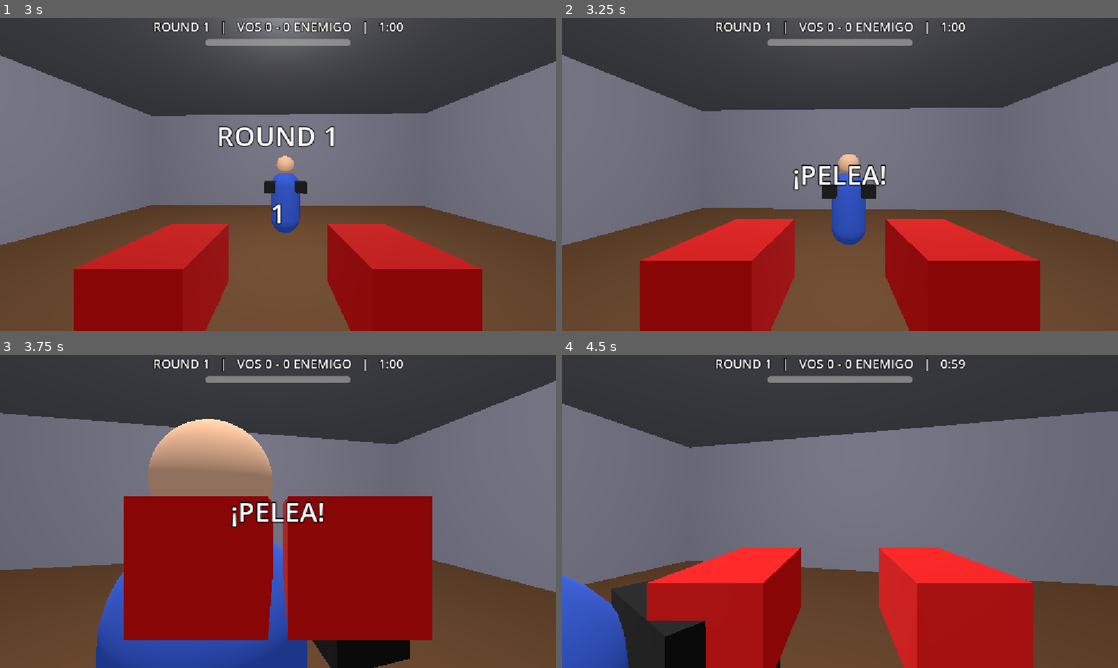
Above: before the commit, frames 1-4 (two rows, left to right).
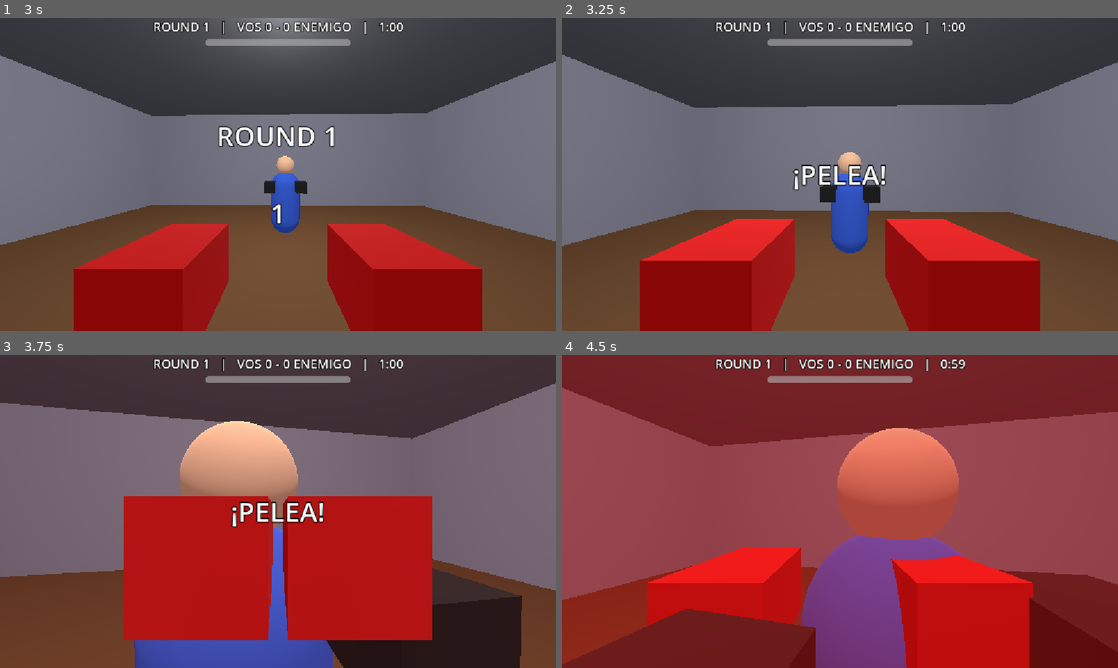
Above: after the commit, the same moments.

Repository: Rodimir909/JUEGO-VR
Game: Godot game, scene res://scenes/main.tscn
The game is run twice, just before and just after one commit, with the same random seed, the same clock (stepped at 60 frames per second) and the same inputs. The project has no main scene, so this scene is started directly.
Inputs (mouse positions are in pixels of both pictures, inside the frame that each line leads up to):
- Up to frame 1 (3 s): tap Enter at 0.5, 2.75 s; move the mouse to (305, 174) at 0.52 s; hold E (block) 0.53-1.28 s; hold W (move_forward) from 0.53 s (still down); click (305, 174) at 0.67 s; move the mouse to (250, 174) at 1.27 s; tap E (block) at 1.35 s; tap Space at 2 s; move the mouse to (289, 168) at 2.02 s; hold E (block) 2.03-2.78 s; click (289, 168) at 2.1 s; move the mouse to (272, 180) at 2.77 s; right-click (272, 180) at 2.85 s; click (272, 180) at 2.92 s
- Up to frame 2 (3.25 s): keep holding W (move_forward); tap E (block) at 3.05 s
- Up to frame 3 (3.75 s): keep holding W (move_forward); move the mouse to (316, 514) at 3.52 s; hold E (block) from 3.53 s (still down); tap R at 3.6 s
- Up to frame 4 (4.5 s): keep holding W (move_forward); move the mouse to (795, 508) at 4.27 s; release E (block) at 4.28 s; tap E (block) at 4.35 s

Frame 1 is identical in both runs. In frame 2, 1.4% of the frame differs, in the area x 0-100%, y 11-76%; in frame 3, 40%; in frame 4, 96%, in the area x 0-100%, y 0-100%.

Commit message:
t

Diff:
--- /dev/null
+++ b/boxeador_barrio.tscn
@@ -0,0 +1,10 @@
+[gd_scene format=3 uid="uid://d0cixs0ybvws1"]
+
+[ext_resource type="ArrayMesh" uid="uid://37tt6jjr5d0o" path="res://Texturas/boxeador_estratega.obj" id="1_qsbyk"]
+
+[node name="Node3D" type="CharacterBody3D" unique_id=45127952]
+
+[node name="BoxeadorEstratega" type="MeshInstance3D" parent="." unique_id=1937086482]
+mesh = ExtResource("1_qsbyk")
+
+[node name="CollisionShape3D" type="CollisionShape3D" parent="." unique_id=1001818901]
--- /dev/null
+++ b/escenario_2.tscn
@@ -0,0 +1,110 @@
+[gd_scene format=3 uid="uid://wkgwhtm7jdja"]
+
+[ext_resource type="ArrayMesh" uid="uid://cydsvtnr884f5" path="res://Texturas/escenario_club.obj" id="1_ohcvn"]
+[ext_resource type="PackedScene" uid="uid://rgb4b6juon8d" path="res://scenes/enemy.tscn" id="3_c0wqe"]
+[ext_resource type="PackedScene" path="res://scenes/player ishma.tscn" id="4_dmn3s"]
+[ext_resource type="PackedScene" uid="uid://6ufluadok1wr" path="res://scenes/hud.tscn" id="4_ohcvn"]
+
+[sub_resource type="StandardMaterial3D" id="StandardMaterial3D_ohcvn"]
+albedo_color = Color(0.3, 0.3, 0.32, 1)
+
+[sub_resource type="BoxMesh" id="BoxMesh_dmn3s"]
+size = Vector3(26.187916, 0.2, 24.179958)
+
+[sub_resource type="BoxShape3D" id="BoxShape3D_c0wqe"]
+size = Vector3(12.4, 0.2, 12.4)
+
+[sub_resource type="StandardMaterial3D" id="StandardMaterial3D_0p6gs"]
+albedo_color = Color(0.55, 0.55, 0.6, 1)
+
+[sub_resource type="BoxMesh" id="BoxMesh_1v4cq"]
+size = Vector3(26.02926, 5.2596436, 0.2)
+
+[sub_resource type="BoxShape3D" id="BoxShape3D_7ajlq"]
+size = Vector3(12.4, 4, 0.2)
+
+[sub_resource type="PhysicsMaterial" id="PhysicsMaterial_0eft3"]
+
+[sub_resource type="BoxShape3D" id="BoxShape3D_0eft3"]
+size = Vector3(10.441071, 0.13092041, 10.479004)
+
+[sub_resource type="BoxShape3D" id="BoxShape3D_xhdhp"]
+size = Vector3(0.049804688, 0.040100098, 8.711243)
+
+[node name="escenario 2" type="Node3D" unique_id=1017346211]
+
+[node name="Enemy" parent="." unique_id=1809449653 instance=ExtResource("3_c0wqe")]
+transform = Transform3D(1, 0, 0, 0, 1, 0, 0, 0, 1, 0, 0, -2.335)
+
+[node name="HUD" parent="." unique_id=944825964 instance=ExtResource("4_ohcvn")]
+
+[node name="Player" parent="." unique_id=1950537623 instance=ExtResource("4_dmn3s")]
+
+[node name="Ceiling" type="StaticBody3D" parent="." unique_id=522358502]
+transform = Transform3D(1, 0, 0, 0, 1, 0, 0, 0, 1, 0, 4.1, 0)
+
+[node name="Mesh" type="MeshInstance3D" parent="Ceiling" unique_id=4063339]
+transform = Transform3D(1, 0, 0, 0, 1, 0, 0, 0, 1, 0.017638683, 0, -0.084527016)
+material_override = SubResource("StandardMaterial3D_ohcvn")
+mesh = SubResource("BoxMesh_dmn3s")
+
+[node name="Collision" type="CollisionShape3D" parent="Ceiling" unique_id=78801516]
+shape = SubResource("BoxShape3D_c0wqe")
+
+[node name="WallS" type="StaticBody3D" parent="." unique_id=866010909]
+transform = Transform3D(1, 0, 0, 0, 1, 0, 0, 0, 1, 0.032696724, 2, 11.711189)
+
+[node name="Mesh" type="MeshInstance3D" parent="WallS" unique_id=197609325]
+transform = Transform3D(1, 0, 0, 0, 1, 0, 0, 0, 1, -0.097515106, -0.54937744, 0)
+material_override = SubResource("StandardMaterial3D_0p6gs")
+mesh = SubResource("BoxMesh_1v4cq")
+
+[node name="Collision" type="CollisionShape3D" parent="WallS" unique_id=1353948134]
+shape = SubResource("BoxShape3D_7ajlq")
+
+[node name="OmniLight3D" type="OmniLight3D" parent="." unique_id=783705333]
+transform = Transform3D(1, 0, 0, 0, 1, 0, 0, 0, 1, 0.032696724, 3.4, 6.84875)
+light_energy = 5.925
+omni_range = 16.0
+
+[node name="OmniLight3D2" type="OmniLight3D" parent="." unique_id=916992413]
+transform = Transform3D(1, 0, 0, 0, 1, 0, 0, 0, 1, 6.2843776, 3.4, -0.034499645)
+light_energy = 12.925
+omni_range = 16.0
+
+[node name="OmniLight3D3" type="OmniLight3D" parent="." unique_id=1690211055]
+transform = Transform3D(1, 0, 0, 0, 1, 0, 0, 0, 1, 0.032696724, 3.4, -10.201603)
+light_energy = 12.925
+omni_range = 16.0
+
+[node name="OmniLight3D4" type="OmniLight3D" parent="." unique_id=2062625250]
+transform = Transform3D(1, 0, 0, 0, 1, 0, 0, 0, 1, -7.984969, 3.9240036, 0.5670309)
+light_energy = 12.925
+omni_range = 16.0
+
+[node name="StaticBody3D" type="StaticBody3D" parent="." unique_id=304921662]
+physics_material_override = SubResource("PhysicsMaterial_0eft3")
+
+[node name="EscenarioClub" type="MeshInstance3D" parent="StaticBody3D" unique_id=1387159133]
+transform = Transform3D(1, 0, 0, 0, 1, 0, 0, 0, 1, 0.032696724, 0, -0.034499645)
+mesh = ExtResource("1_ohcvn")
+
+[node name="CollisionShape3D" type="CollisionShape3D" parent="StaticBody3D" unique_id=1286944285]
+transform = Transform3D(1, 0, 0, 0, 1, 0, 0, 0, 1, 0.05760193, -0.05043775, -0.014892578)
+shape = SubResource("BoxShape3D_0eft3")
+
+[node name="CollisionShape3D2" type="CollisionShape3D" parent="StaticBody3D" unique_id=102843741]
+transform = Transform3D(-4.371139e-08, 0, 1, 0, 1, 0, -1, 0, -4.371139e-08, 0.600492, 1.5253227, 4.330338)
+shape = SubResource("BoxShape3D_xhdhp")
+
+[node name="CollisionShape3D4" type="CollisionShape3D" parent="StaticBody3D" unique_id=262321858]
+transform = Transform3D(-4.371139e-08, 0, 1, 0, 1, 0, -1, 0, -4.371139e-08, 0.600492, 1.5253227, -4.4235444)
+shape = SubResource("BoxShape3D_xhdhp")
+
+[node name="CollisionShape3D3" type="CollisionShape3D" parent="StaticBody3D" unique_id=1675027954]
+transform = Transform3D(1, 0, 0, 0, 1, 0, 0, 0, 1, 4.4182763, 1.5253227, 0.023948193)
+shape = SubResource("BoxShape3D_xhdhp")
+
+[node name="CollisionShape3D5" type="CollisionShape3D" parent="StaticBody3D" unique_id=598333459]
+transform = Transform3D(1, 0, 0, 0, 1, 0, 0, 0, 1, -4.3471956, 1.5253227, 0.023948193)
+shape = SubResource("BoxShape3D_xhdhp")
--- /dev/null
+++ b/escenario_3.tscn
@@ -0,0 +1,57 @@
+[gd_scene format=3 uid="uid://cxqmny2p0hw1i"]
+
+[ext_resource type="ArrayMesh" uid="uid://bxgpbb1u8u6xb" path="res://Texturas/escenario_estadio.obj" id="1_7cvcu"]
+[ext_resource type="PackedScene" path="res://scenes/player ishma.tscn" id="2_46ipp"]
+[ext_resource type="PackedScene" uid="uid://rgb4b6juon8d" path="res://scenes/enemy.tscn" id="3_p3vao"]
+[ext_resource type="PackedScene" uid="uid://6ufluadok1wr" path="res://scenes/hud.tscn" id="4_awgsi"]
+
+[sub_resource type="BoxShape3D" id="BoxShape3D_cjdqc"]
+size = Vector3(11.796753, 0.064453125, 11.58667)
+
+[sub_resource type="BoxShape3D" id="BoxShape3D_0eft3"]
+size = Vector3(0.123413086, 0.08300781, 9.9984665)
+
+[node name="escenario 3" type="Node3D" unique_id=1657778141]
+
+[node name="StaticBody3D" type="StaticBody3D" parent="." unique_id=862912212]
+
+[node name="EscenarioEstadio" type="MeshInstance3D" parent="StaticBody3D" unique_id=927681010]
+mesh = ExtResource("1_7cvcu")
+
+[node name="Piso" type="CollisionShape3D" parent="StaticBody3D" unique_id=582212111]
+transform = Transform3D(1, 0, 0, 0, 1, 0, 0, 0, 1, -0.058654785, 0, 0.12976074)
+shape = SubResource("BoxShape3D_cjdqc")
+
+[node name="Pared_1" type="CollisionShape3D" parent="StaticBody3D" unique_id=252980441]
+transform = Transform3D(1, 0, 0, 0, 1, 0, 0, 0, 1, 4.999444, 1.555671, -0.04383087)
+shape = SubResource("BoxShape3D_0eft3")
+
+[node name="Pared_2" type="CollisionShape3D" parent="StaticBody3D" unique_id=1246938981]
+transform = Transform3D(1, 0, 0, 0, 1, 0, 0, 0, 1, -4.968026, 1.555671, -0.04383087)
+shape = SubResource("BoxShape3D_0eft3")
+
+[node name="Pared_3" type="CollisionShape3D" parent="StaticBody3D" unique_id=1199745388]
+transform = Transform3D(-4.371139e-08, 0, 1, 0, 1, 0, -1, 0, -4.371139e-08, -0.13759184, 1.555671, -4.9704256)
+shape = SubResource("BoxShape3D_0eft3")
+
+[node name="Pared_4" type="CollisionShape3D" parent="StaticBody3D" unique_id=1497949156]
+transform = Transform3D(-4.371139e-08, 0, 1, 0, 1, 0, -1, 0, -4.371139e-08, -0.13759184, 1.555671, 4.9596887)
+shape = SubResource("BoxShape3D_0eft3")
+
+[node name="OmniLight3D" type="OmniLight3D" parent="." unique_id=265029469]
+transform = Transform3D(1, 0, 0, 0, 1, 0, 0, 0, 1, 0.032696724, 28.421875, -0.034499645)
+light_energy = 16.0
+omni_range = 300.79703
+
+[node name="Player" parent="." unique_id=1941943038 instance=ExtResource("2_46ipp")]
+transform = Transform3D(1, 0, 0, 0, 1, 0, 0, 0, 1, 0, 0, -3.2300715)
+
+[node name="Enemy" parent="." unique_id=1809449653 instance=ExtResource("3_p3vao")]
+transform = Transform3D(1, 0, 0, 0, 1, 0, 0, 0, 1, 0, 0, 3.8929968)
+
+[node name="HUD" parent="." unique_id=556049203 instance=ExtResource("4_awgsi")]
+
+[node name="OmniLight3D2" type="OmniLight3D" parent="." unique_id=402046516]
+transform = Transform3D(1, 0, 0, 0, 1, 0, 0, 0, 1, 0.032696724, 5.8720865, -0.034499645)
+light_energy = 16.0
+omni_range = 16.0
--- /dev/null
+++ b/escenario_4.tscn
@@ -0,0 +1,114 @@
+[gd_scene format=3 uid="uid://ovlligw7y3sm"]
+
+[ext_resource type="ArrayMesh" uid="uid://dca4tpk5c7oao" path="res://Texturas/escenario_gimnasio.obj" id="1_36rfg"]
+[ext_resource type="PackedScene" path="res://scenes/player ishma.tscn" id="2_bqrjk"]
+[ext_resource type="PackedScene" uid="uid://6ufluadok1wr" path="res://scenes/hud.tscn" id="3_bn284"]
+[ext_resource type="PackedScene" uid="uid://rgb4b6juon8d" path="res://scenes/enemy.tscn" id="4_ed3wf"]
+
+[sub_resource type="BoxShape3D" id="BoxShape3D_cjdqc"]
+size = Vector3(10.160076, 0.16015244, 10.707542)
+
+[sub_resource type="BoxShape3D" id="BoxShape3D_bn284"]
+size = Vector3(0.123413086, 0.08300781, 8.970808)
+
+[sub_resource type="StandardMaterial3D" id="StandardMaterial3D_nobk4"]
+albedo_color = Color(0.55, 0.55, 0.6, 1)
+
+[sub_resource type="BoxMesh" id="BoxMesh_orcvq"]
+size = Vector3(26.02926, 6.3651733, 0.2)
+
+[sub_resource type="BoxShape3D" id="BoxShape3D_bqrjk"]
+size = Vector3(12.4, 4, 0.2)
+
+[sub_resource type="StandardMaterial3D" id="StandardMaterial3D_bn284"]
+albedo_color = Color(0.3, 0.3, 0.32, 1)
+
+[sub_resource type="BoxMesh" id="BoxMesh_ed3wf"]
+size = Vector3(26.187916, 0.2, 24.179958)
+
+[sub_resource type="BoxShape3D" id="BoxShape3D_fbqkl"]
+size = Vector3(12.4, 0.2, 12.4)
+
+[node name="escenario_4" type="Node3D" unique_id=1487991506]
+
+[node name="Escenario" type="StaticBody3D" parent="." unique_id=575368672]
+
+[node name="EscenarioGimnasio" type="MeshInstance3D" parent="Escenario" unique_id=553216043]
+mesh = ExtResource("1_36rfg")
+
+[node name="Piso" type="CollisionShape3D" parent="Escenario" unique_id=1311889592]
+transform = Transform3D(1, 0, 0, 0, 1, 0, 0, 0, 1, 0.11952233, 0.008787155, -0.2772423)
+shape = SubResource("BoxShape3D_cjdqc")
+
+[node name="Pared_1" type="CollisionShape3D" parent="Escenario" unique_id=1018279421]
+transform = Transform3D(1, 0, 0, 0, 1, 0, 0, 0, 1, 4.3618994, 1.5644581, -0.018286347)
+shape = SubResource("BoxShape3D_bn284")
+
+[node name="Pared_2" type="CollisionShape3D" parent="Escenario" unique_id=1226864732]
+transform = Transform3D(1, 0, 0, 0, 1, 0, 0, 0, 1, -4.320222, 1.5644581, -0.018286347)
+shape = SubResource("BoxShape3D_bn284")
+
+[node name="Pared_3" type="CollisionShape3D" parent="Escenario" unique_id=2010667821]
+transform = Transform3D(-4.371139e-08, 0, 1, 0, 1, 0, -1, 0, -4.371139e-08, -0.021033287, 1.5644581, 4.353758)
+shape = SubResource("BoxShape3D_bn284")
+
+[node name="Pared_4" type="CollisionShape3D" parent="Escenario" unique_id=79280226]
+transform = Transform3D(-4.371139e-08, 0, 1, 0, 1, 0, -1, 0, -4.371139e-08, -0.021033287, 1.5644581, -4.375201)
+shape = SubResource("BoxShape3D_bn284")
+
+[node name="WallS" type="StaticBody3D" parent="." unique_id=1228546361]
+transform = Transform3D(1, 0, 0, 0, 1, 0, 0, 0, 1, 0.032696724, 2, 11.1042795)
+
+[node name="Mesh" type="MeshInstance3D" parent="WallS" unique_id=1726192931]
+transform = Transform3D(1, 0, 0, 0, 1, 0, 0, 0, 1, -0.097515106, 0.0033874512, 0)
+material_override = SubResource("StandardMaterial3D_nobk4")
+mesh = SubResource("BoxMesh_orcvq")
+
+[node name="Collision" type="CollisionShape3D" parent="WallS" unique_id=946585787]
+shape = SubResource("BoxShape3D_bqrjk")
+
+[node name="Ceiling" type="StaticBody3D" parent="." unique_id=570537565]
+transform = Transform3D(1, 0, 0, 0, 1, 0, 0, 0, 1, 0, 5.184997, 0)
+
+[node name="Mesh" type="MeshInstance3D" parent="Ceiling" unique_id=1472988224]
+transform = Transform3D(1, 0, 0, 0, 1, 0, 0, 0, 1, 0.017638683, 0, -0.084527016)
+material_override = SubResource("StandardMaterial3D_bn284")
+mesh = SubResource("BoxMesh_ed3wf")
+
+[node name="Collision" type="CollisionShape3D" parent="Ceiling" unique_id=1511229347]
+shape = SubResource("BoxShape3D_fbqkl")
+
+[node name="luz" type="Node3D" parent="." unique_id=1174709752]
+
+[node name="OmniLight3D" type="OmniLight3D" parent="luz" unique_id=984553878]
+transform = Transform3D(1, 0, 0, 0, 1, 0, 0, 0, 1, 0.032696724, 4.925175, -0.034499645)
+light_energy = 16.0
+omni_range = 16.0
+
+[node name="OmniLight3D2" type="OmniLight3D" parent="luz" unique_id=322733192]
+transform = Transform3D(1, 0, 0, 0, 1, 0, 0, 0, 1, 13.201964, 4.925175, -0.034499645)
+light_energy = 16.0
+omni_range = 16.0
+
+[node name="OmniLight3D3" type="OmniLight3D" parent="luz" unique_id=1339219107]
+transform = Transform3D(1, 0, 0, 0, 1, 0, 0, 0, 1, -13.1294565, 4.925175, -0.034499645)
+light_energy = 16.0
+omni_range = 16.0
+
+[node name="OmniLight3D4" type="OmniLight3D" parent="luz" unique_id=236777667]
+transform = Transform3D(1, 0, 0, 0, 1, 0, 0, 0, 1, -0.30896282, 4.925175, 11.0236225)
+light_energy = 16.0
+omni_range = 16.0
+
+[node name="OmniLight3D5" type="OmniLight3D" parent="luz" unique_id=1268039727]
+transform = Transform3D(1, 0, 0, 0, 1, 0, 0, 0, 1, -0.30896282, 4.925175, -13.050377)
+light_energy = 16.0
+omni_range = 16.0
+
+[node name="Player" parent="." unique_id=618670275 instance=ExtResource("2_bqrjk")]
+transform = Transform3D(1, 0, 0, 0, 1, 0, 0, 0, 1, 0, 0.05043447, 3.3219042)
+
+[node name="HUD" parent="." unique_id=556049203 instance=ExtResource("3_bn284")]
+
+[node name="Enemy" parent="." unique_id=1809449653 instance=ExtResource("4_ed3wf")]
+transform = Transform3D(-1, 0, -8.742278e-08, 0, 1, 0, 8.742278e-08, 0, -1, 0, 0, -3.6035907)
--- a/global.gd
+++ b/global.gd
@@ -40,7 +40,7 @@
 var enemy_position := Vector3(0, 0, -2)
 
 # --- Valores ajustables ---
-var player_punch_damage := 8.0
+var player_punch_damage := 15
 var enemy_punch_damage := 8.0
 var block_reduction := 0.8     # 0.8 = el enemigo cubierto recibe solo el 20% del daño
 var enemy_attack_range := 1.8
--- a/scenes/hud.tscn
+++ b/scenes/hud.tscn
@@ -1,11 +1,11 @@
-[gd_scene load_steps=2 format=3]
+[gd_scene format=3 uid="uid://6ufluadok1wr"]
 
-[ext_resource type="Script" path="res://scripts/hud.gd" id="1_hud"]
+[ext_resource type="Script" uid="uid://dj2hx5vvf2osr" path="res://scripts/hud.gd" id="1_hud"]
 
-[node name="HUD" type="CanvasLayer"]
+[node name="HUD" type="CanvasLayer" unique_id=556049203]
 script = ExtResource("1_hud")
 
-[node name="RedOverlay" type="ColorRect" parent="."]
+[node name="RedOverlay" type="ColorRect" parent="." unique_id=878475027]
 anchors_preset = 15
 anchor_right = 1.0
 anchor_bottom = 1.0
@@ -14,7 +14,7 @@
 mouse_filter = 2
 color = Color(0.85, 0, 0, 0)
 
-[node name="GameOverLabel" type="Label" parent="."]
+[node name="GameOverLabel" type="Label" parent="." unique_id=1150308637]
 visible = false
 anchors_preset = 15
 anchor_right = 1.0
--- a/scripts/enemy.gd
+++ b/scripts/enemy.gd
@@ -93,10 +93,10 @@
 		move_and_slide()
 		return
 
-	var to_player := Global.player_position - global_position
+	var to_player = Global.player_position - global_position
 	to_player.y = 0.0
-	var dist := to_player.length()
-	var dir := to_player.normalized() if dist > 0.01 else Vector3.ZERO
+	var dist = to_player.length()
+	var dir = to_player.normalized() if dist > 0.01 else Vector3.ZERO
 
 	# Mirar al jugador
 	if dist > 0.05:
@@ -118,7 +118,7 @@
 	# Aprende tus hábitos
 	block_habit = lerpf(block_habit, 1.0 if Global.player_blocking else 0.0, delta * 0.6)
 	punch_habit = maxf(punch_habit - delta * 0.2, 0.0)
-	var retreating := dist > prev_dist + 0.002 and dist > 1.2
+	var retreating = dist > prev_dist + 0.002 and dist > 1.2
 	retreat_habit = lerpf(retreat_habit, 1.0 if retreating else 0.0, delta * 0.8)
 	prev_dist = dist
 
@@ -128,7 +128,7 @@
 			Global.enemy_parrying = false
 
 	# Reacciona cuando empezás o terminás de pegar
-	var p_now := Global.player_punching
+	var p_now = Global.player_punching
 	if p_now and not prev_player_punching:
 		punch_habit = minf(punch_habit + 1.0, 4.0)
 		_react_to_punch(dist)
@@ -423,13 +423,13 @@
 
 
 func _flat_distance() -> float:
-	var d := Global.player_position - global_position
+	var d = Global.player_position - global_position
 	d.y = 0.0
 	return d.length()
 
 
 func _dir_to_player() -> Vector3:
-	var d := Global.player_position - global_position
+	var d = Global.player_position - global_position
 	d.y = 0.0
 	return d.normalized()
 
--- a/scripts/hud.gd
+++ b/scripts/hud.gd
@@ -92,7 +92,7 @@
 				title = "¡GANASTE LA PELEA!"
 			label.text = "%s\n\nVOS %d - %d ENEMIGO" % [title, Global.player_wins, Global.enemy_wins]
 			if Global.phase_time <= 0.0:
-				label.text += "\n\nClic o R para reiniciar"
+				label.text += "\n\nClick o R para reiniciar"
 
 
 func _on_player_hit(blocked: bool) -> void:
--- a/scripts/player ishma.gd
+++ b/scripts/player ishma.gd
@@ -1,8 +1,8 @@
 extends CharacterBody3D
 
-@export var speed := 4.0
+@export var speed := 6.0
 @export var mouse_sensitivity := 0.0025
-@export var punch_cooldown := 0.5
+@export var punch_cooldown := 0.2
 
 const REST_R := Vector3(0.3, -0.3, -0.6)
 const REST_L := Vector3(-0.3, -0.3, -0.6)
@@ -44,8 +44,8 @@
 	else:
 		velocity.y = 0.0
 
-	var fighting := Global.is_fighting()
-	var stunned := Time.get_ticks_msec() < Global.player_stun_until
+	var fighting = Global.is_fighting()
+	var stunned = Time.get_ticks_msec() < Global.player_stun_until
 	var wish := Vector3.ZERO
 
 	if fighting:
@@ -72,7 +72,7 @@
 			_punch(false)
 
 	# Animación de guantes
-	var guard := Global.player_blocking
+	var guard = Global.player_blocking
 	if glove_l != active_glove:
 		glove_l.position = glove_l.position.lerp(GUARD_L if guard else REST_L, 15.0 * delta)
 	if glove_r != active_glove:
Not shown, added: Texturas/boxeador_estratega.mtl
Not shown, added: Texturas/boxeador_estratega.obj
Not shown, added: Texturas/boxeador_estratega.obj.import
Not shown, added: Texturas/boxeador_retador.mtl
Not shown, added: Texturas/boxeador_retador.obj
Not shown, added: Texturas/boxeador_retador.obj.import
Not shown, added: Texturas/boxeador_torpe.mtl
Not shown, added: Texturas/boxeador_torpe.obj
Not shown, added: Texturas/boxeador_torpe.obj.import
Not shown, added: Texturas/escenario_club.mtl
Not shown, added: Texturas/escenario_club.obj
Not shown, added: Texturas/escenario_club.obj.import
(and 14 more such lines)
